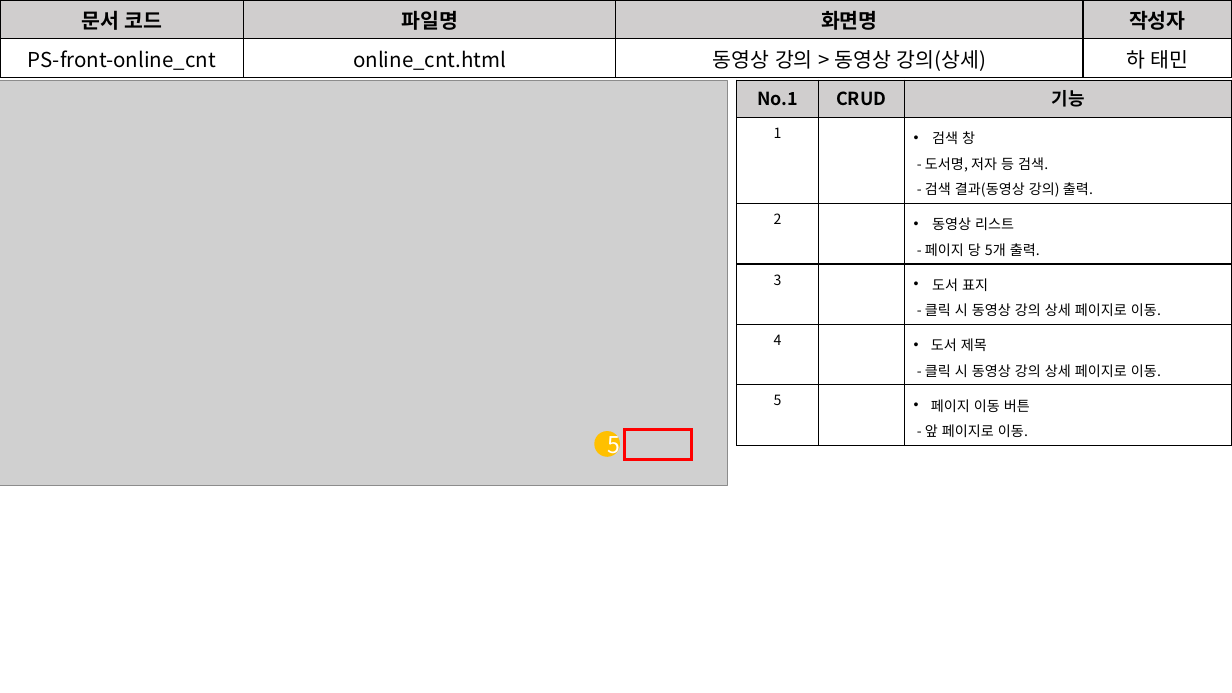
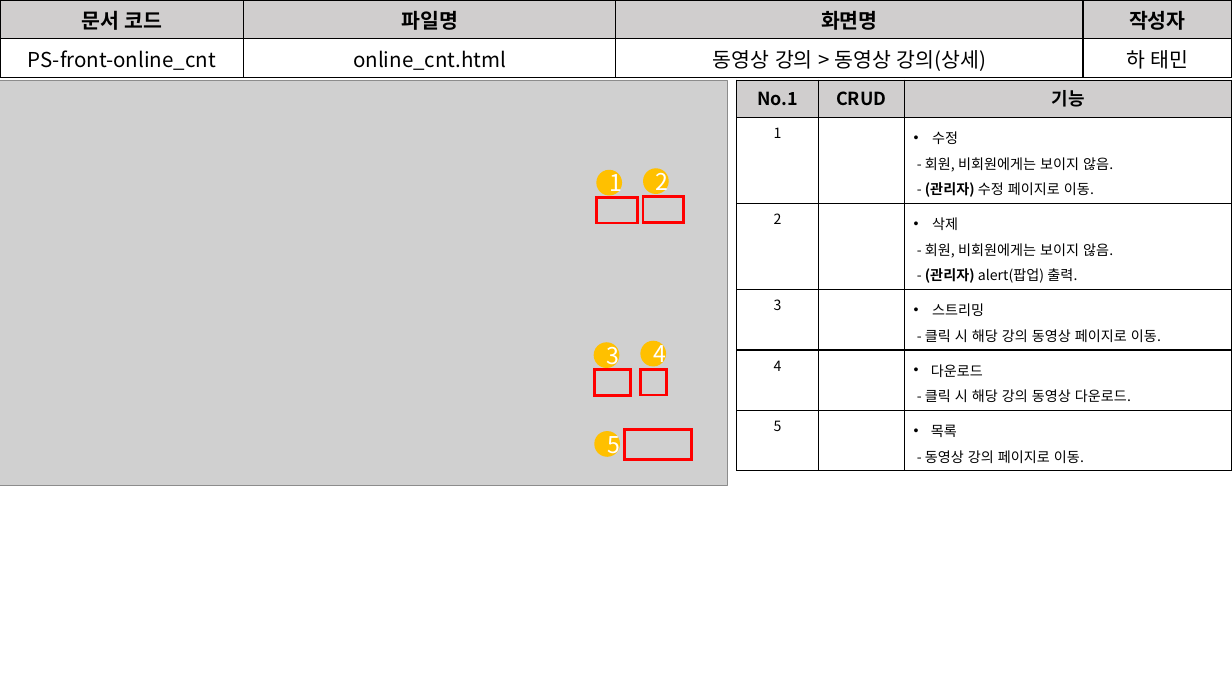
Before and after one commit to David-Ha-1217/Publisher_Portfolio, a slide deck: slide 21 of Documents/화면설계서.pptx. Drawn at 1232x693 pixels with LibreOffice and Linux fonts; fonts in the diff are those of the drawing; grey boxes stand for pictures. Boxes give left, top, right and bottom in pixels: in the first picture for what was removed or moved away, otherwise in the second. Text is boxed around its words. In the diff, an @@ line names an element or a change of style, - is before the commit and + after.

Commit message:
(2020-06-05) 기능정의서, 화면설계서 수정 중.

```diff
--- a/Documents/화면설계서.pptx
+++ b/Documents/화면설계서.pptx
@@ table at bbox=[738, 80, 1232, 467] @@
-row 2, column 3: 검색 창 / - 도서명, 저자 등 검색. / - 검색 결과(동영상 강의) 출력.
+row 2, column 3: 수정 / - 회원, 비회원에게는 보이지 않음. / - (관리자) 수정 페이지로 이동.
-row 3, column 3: 동영상 리스트 / - 페이지 당 5개 출력.
+row 3, column 3: 삭제 / - 회원, 비회원에게는 보이지 않음. / - (관리자) alert(팝업) 출력.
-row 4, column 3: 도서 표지 / - 클릭 시 동영상 강의 상세 페이지로 이동.
+row 4, column 3: 스트리밍 / - 클릭 시 해당 강의 동영상 페이지로 이동.
-row 5, column 3: 도서 제목 / - 클릭 시 동영상 강의 상세 페이지로 이동.
+row 5, column 3: 다운로드 / - 클릭 시 해당 강의 동영상 다운로드.
-row 6, column 3: 페이지 이동 버튼 / - 앞 페이지로 이동.
+row 6, column 3: 목록 / - 동영상 강의 페이지로 이동.
@@ ellipse added at bbox=[596, 170, 622, 196], fill #FFC000, 18 pt, text #FFFFFF @@
+1
@@ ellipse added at bbox=[643, 168, 669, 194], fill #FFC000, 18 pt, text #FFFFFF @@
+2
@@ rectangle added at bbox=[597, 198, 638, 224], outline #FF0000 2.25 pt @@
@@ rectangle added at bbox=[643, 197, 684, 223], outline #FF0000 2.25 pt @@
@@ ellipse added at bbox=[594, 342, 620, 368], fill #FFC000, 18 pt, text #FFFFFF @@
+3
@@ ellipse added at bbox=[640, 341, 666, 367], fill #FFC000, 18 pt, text #FFFFFF @@
+4
@@ rectangle added at bbox=[594, 370, 630, 396], outline #FF0000 2.25 pt @@
@@ rectangle added at bbox=[640, 370, 666, 396], outline #FF0000 2.25 pt @@
```
Also in this commit, not shown: 3 other slides changed, 7 slides added, 1 other file.
